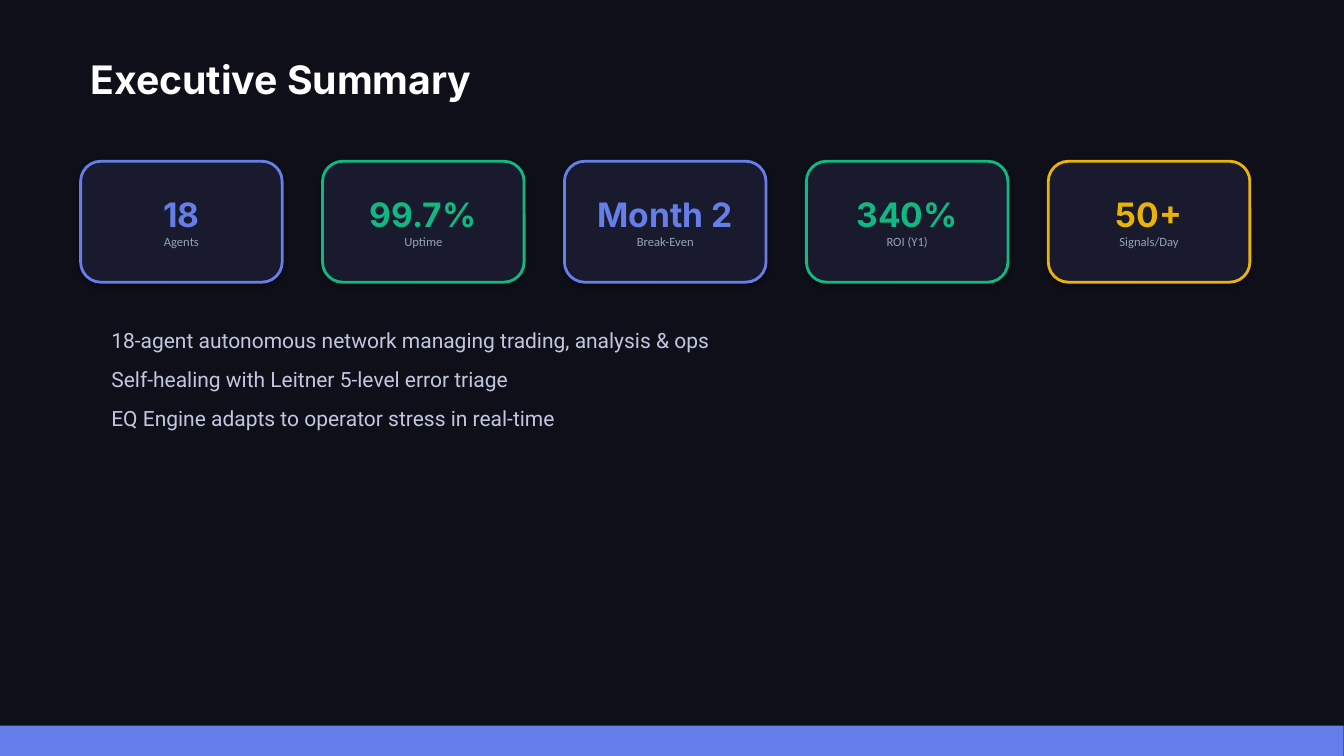
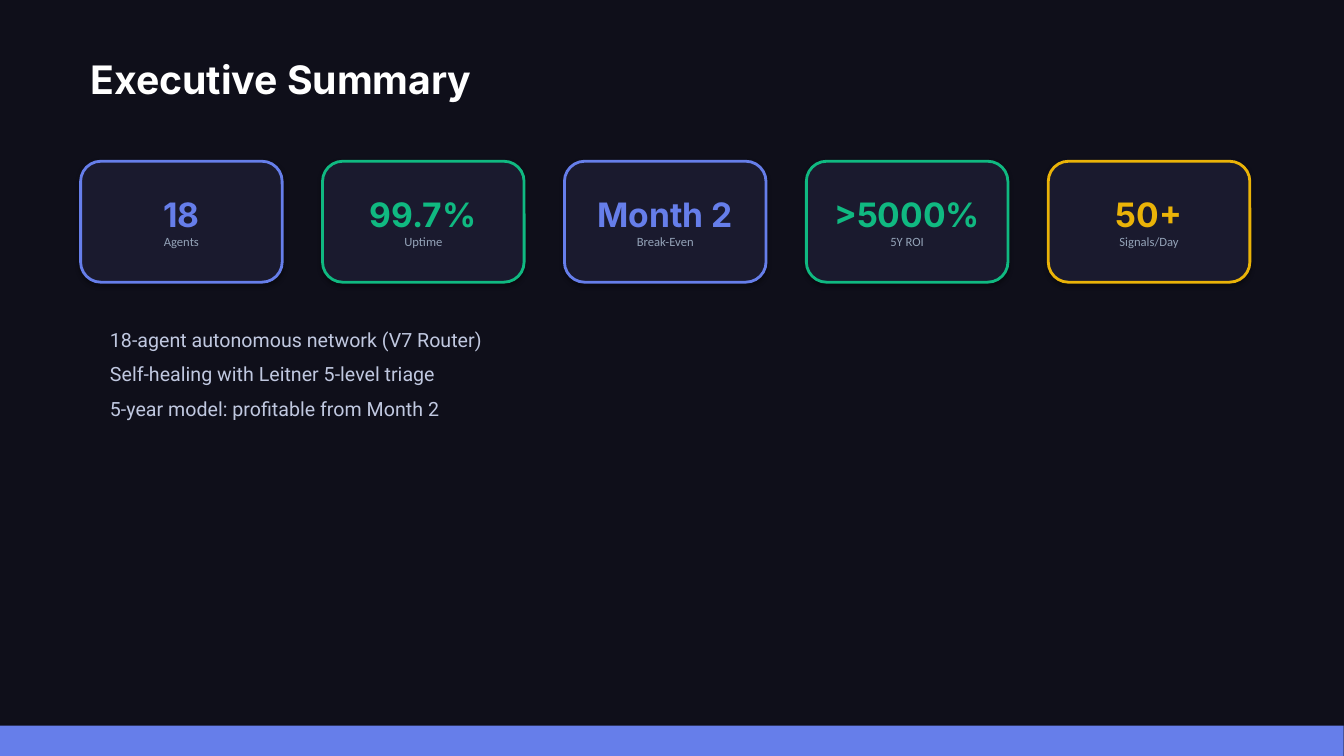
Before and after one commit to maurop70/Meta_App_Factory2, a slide deck: slide 2 of data/V3_Beautified/Delegate_AI_V3_Investor_Pitch.pptx. Drawn at 1344x756 pixels with LibreOffice and Linux fonts; fonts in the diff are those of the drawing. Boxes give left, top, right and bottom in pixels: in the first picture for what was removed or moved away, otherwise in the second. Text is boxed around its words. In the diff, an @@ line names an element or a change of style, - is before the commit and + after.

Commit message:
System Recovery + V3 Finalization: n8n auto-heal, 5-year financial model, Gemini visual PPTX, 100pct visual coverage

```diff
--- a/data/V3_Beautified/Delegate_AI_V3_Investor_Pitch.pptx
+++ b/data/V3_Beautified/Delegate_AI_V3_Investor_Pitch.pptx
@@ text in rounded rectangle at (834, 202, 980, 246): text changed; size 9 to 24 pt; font Calibri to Inter; text colour #94A3B8 to #10B981; bold on @@
-340%
-ROI (Y1)
+>5000%
+5Y ROI
@@ text at (110, 331, 481, 420): text changed; size 15 to 14 pt @@
-18-agent autonomous network managing trading, analysis & ops
-Self-healing with Leitner 5-level error triage
-EQ Engine adapts to operator stress in real-time
+18-agent autonomous network (V7 Router)
+Self-healing with Leitner 5-level triage
+5-year model: profitable from Month 2
```
Also in this commit, not shown: 6 other slides changed, 5 other files.
